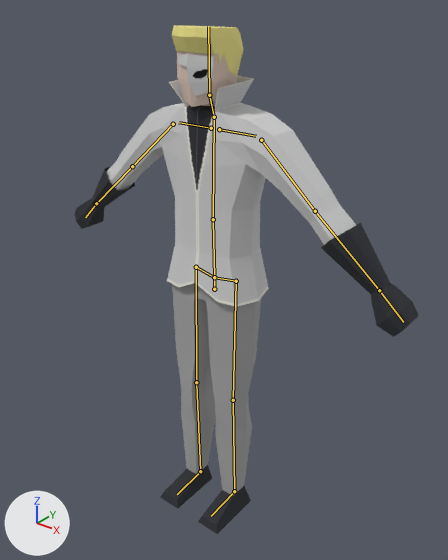
What one commit did to the Blender file meshes/player/characters/Silver/Silver.blend.
One viewpoint serves both versions: a 50 mm lens placed at (1.124, -1.323, 1.727), pointed at (0.031, 0.043, 0.881). Arrows for +X, +Y and +Z are at lower left; the lights stay in place. The bones that bend it are drawn over the model as lines.

Objects in the first picture: 'Character', 'Mask', 'hair'.
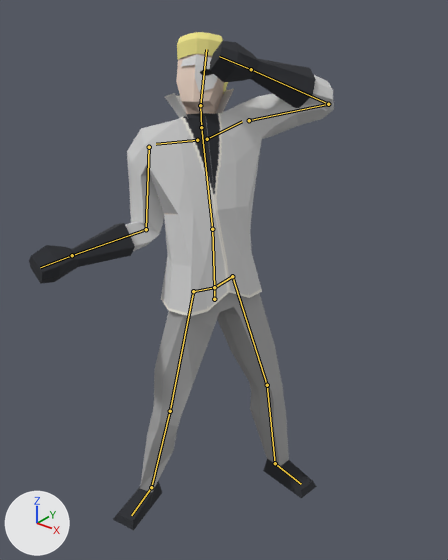
The newer file adds an action. The first version stands in its rest pose; the second is drawn at frame 0 of the action 'char_select_pose'.

What differs and where, as boxes (x1, y1, x2, y2) in the pictures (448 x 560 px):
'Character', posed (11% narrower): before (75, 51, 419, 534); after (29, 41, 334, 530)
'hair', posed: before (171, 25, 243, 75); after (177, 32, 228, 94)
'Mask', posed (8% wider, 14% shorter): before (178, 54, 213, 97); after (180, 55, 218, 92)
bone 'hip', root to tip: before (214, 289) to (214, 277); after (214, 299) to (214, 287)
bone 'spine', root to tip: before (214, 277) to (213, 219); after (214, 287) to (212, 229)
bone 'spine.001', root to tip: before (213, 219) to (214, 117); after (212, 229) to (201, 127)
bone 'shoulder.L', root to tip: before (219, 129) to (256, 136); after (207, 139) to (242, 121)
bone 'upper_arm.L', root to tip: before (261, 140) to (315, 211); after (249, 120) to (328, 104)
bone 'forearm.L', root to tip: before (315, 211) to (379, 290); after (328, 104) to (251, 69)
bone 'shoulder.R', root to tip: before (211, 128) to (179, 122); after (197, 140) to (156, 144)
bone 'upper_arm.R', root to tip: before (173, 124) to (132, 166); after (149, 147) to (146, 229)
bone 'forearm.R', root to tip: before (132, 166) to (96, 203); after (146, 229) to (72, 255)
bone 'hand.R', root to tip: before (96, 203) to (85, 217); after (72, 255) to (40, 267)
bone 'neck', root to tip: before (214, 117) to (209, 95); after (201, 127) to (200, 105)
bone 'head', root to tip: before (209, 95) to (208, 26); after (200, 105) to (206, 49)
bone 'thigh.L', root to tip: before (236, 281) to (233, 400); after (232, 276) to (267, 385)
bone 'shin.L', root to tip: before (233, 400) to (234, 491); after (267, 385) to (275, 463)
bone 'foot.L', root to tip: before (234, 491) to (211, 516); after (275, 463) to (301, 484)
bone 'thigh.R', root to tip: before (196, 267) to (196, 382); after (193, 291) to (170, 411)
bone 'shin.R', root to tip: before (196, 382) to (200, 471); after (170, 411) to (151, 487)
bone 'foot.R', root to tip: before (200, 471) to (177, 494); after (151, 487) to (131, 515)

The edits, one by one:
Bone 'hip' (bone_hip) moves from (0.0, 0.0, 0.0) to (0.0, -0.043, 0.0).
Bone 'hip' (bone_hip) turns from (0, 0, 0) to (0, 80, 0) degrees about its own x, y and z.
Bone 'spine' (bone_spine) turns from (0, 0, 0) to (-5, -10, 0) degrees about its own x, y and z.
Bone 'spine.001' (bone_spine_001) turns from (0, 0, 0) to (-10, -15, 0) degrees about its own x, y and z.
Bone 'shoulder.L' (bone_shoulder_l) turns from (0, 0, 0) to (20, 0, 5) degrees about its own x, y and z.
Bone 'upper_arm.L' (bone_upper_arm_l) turns from (0, 0, 0) to (32, -23, 14) degrees about its own x, y and z.
Bone 'forearm.L' (bone_forearm_l) turns from (0, 0, 0) to (142, -16, -12) degrees about its own x, y and z.
Bone 'shoulder.R' (bone_shoulder_r) turns from (0, 0, 0) to (0, 0, -20) degrees about its own x, y and z.
Bone 'upper_arm.R' (bone_upper_arm_r) turns from (0, 0, 0) to (-2, 44, 39) degrees about its own x, y and z.
Bone 'forearm.R' (bone_forearm_r) turns from (0, 0, 0) to (77, 7, 25) degrees about its own x, y and z.
Bone 'hand.R' (bone_hand_r) turns from (0, 0, 0) to (0, 20, 0) degrees about its own x, y and z.
Bone 'neck' (bone_neck) turns from (0, 0, 0) to (0, -20, 0) degrees about its own x, y and z.
Bone 'head' (bone_head) turns from (0, 0, 0) to (-20, -10, 0) degrees about its own x, y and z.
Bone 'thigh.L' (bone_thigh_l) turns from (0, 0, 0) to (-10, -2, -12) degrees about its own x, y and z.
Bone 'shin.L' (bone_shin_l) turns from (0, 0, 0) to (10, 2, 2) degrees about its own x, y and z.
Bone 'foot.L' (bone_foot_l) turns from (0, 0, 0) to (0, -10, 0) degrees about its own x, y and z.
Bone 'thigh.R' (bone_thigh_r) turns from (0, 0, 0) to (7, 34, 15) degrees about its own x, y and z.
Bone 'shin.R' (bone_shin_r) turns from (0, 0, 0) to (10, 0, 0) degrees about its own x, y and z.
Bone 'foot.R' (bone_foot_r) turns from (0, 0, 0) to (0, 10, 30) degrees about its own x, y and z.
